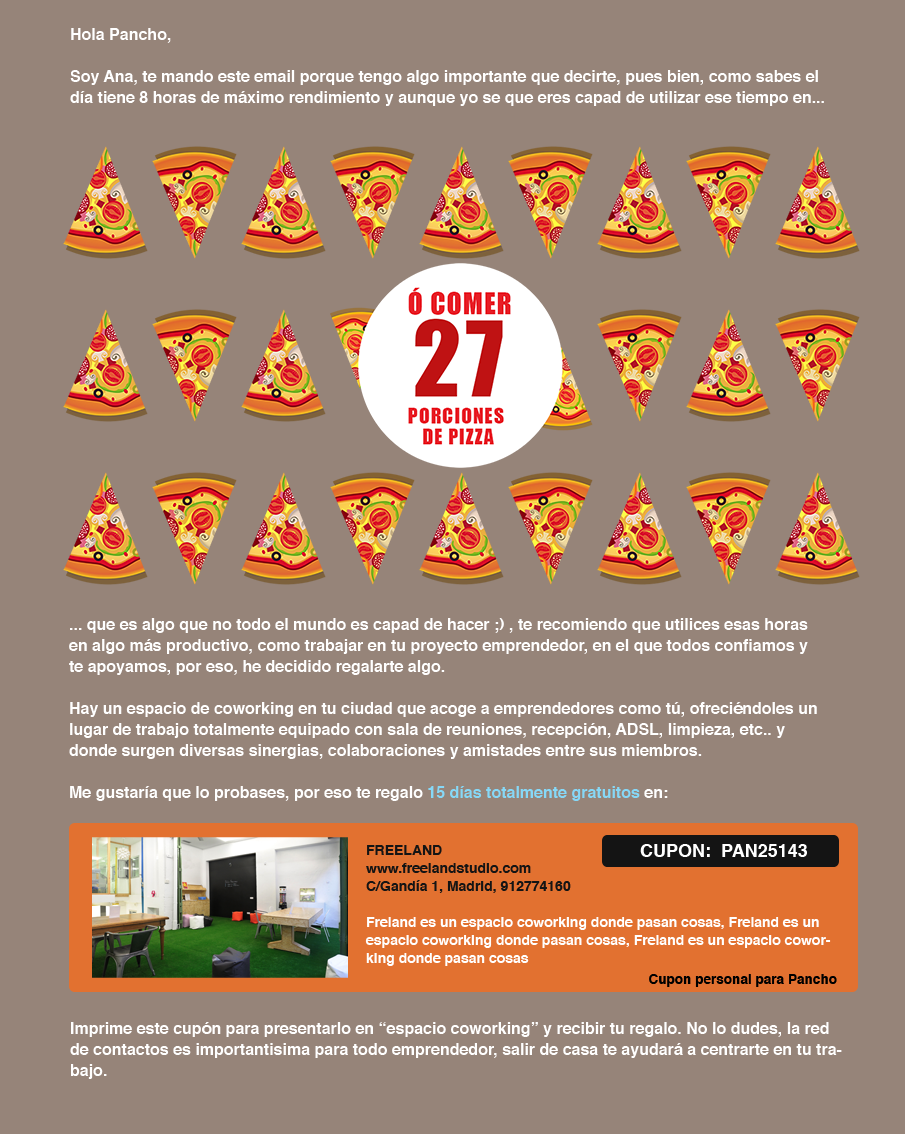
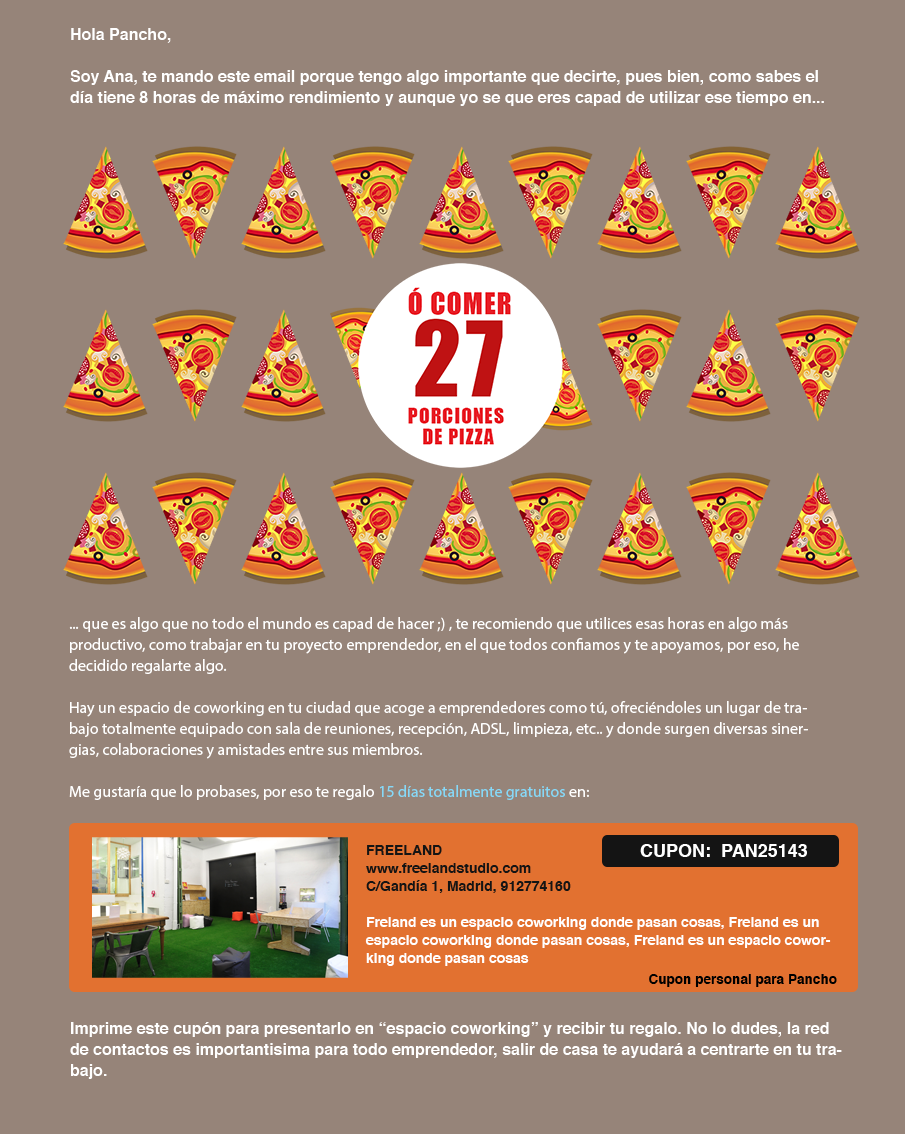
Layered file, before and after one edit (905px x 1134px). Changes by layer:
painted on "Forma 2", masked it over [606, 835, 838, 867]
painted on "... que es algo que no todo el mundo es capad de hacer ;) , te" over [69, 617, 817, 801]
painted on "Forma 1", masked it over [365, 835, 838, 987]
